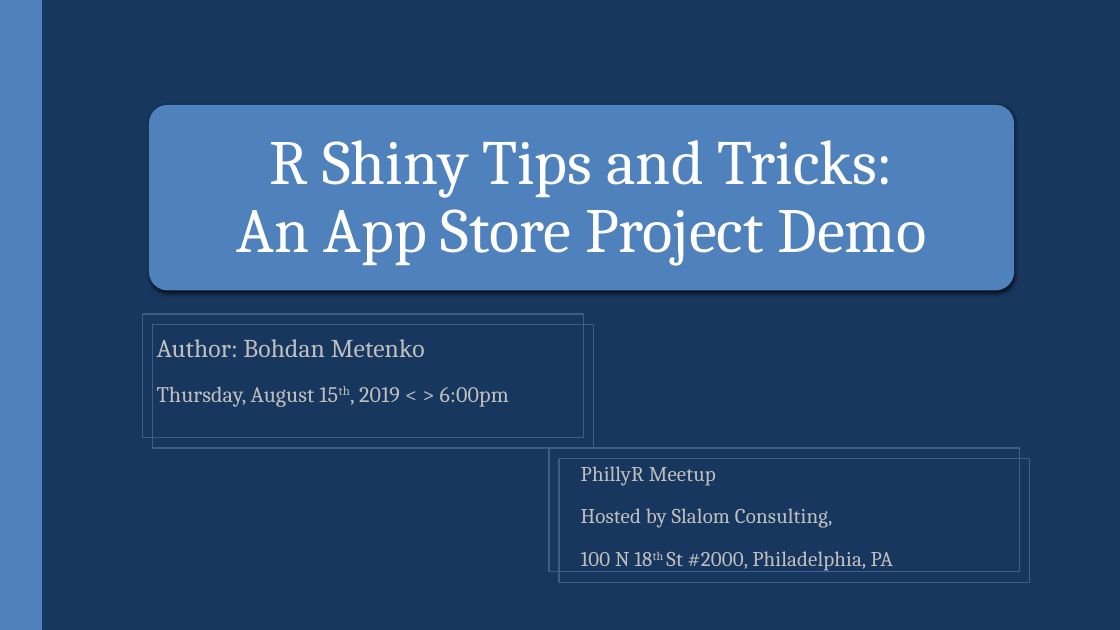
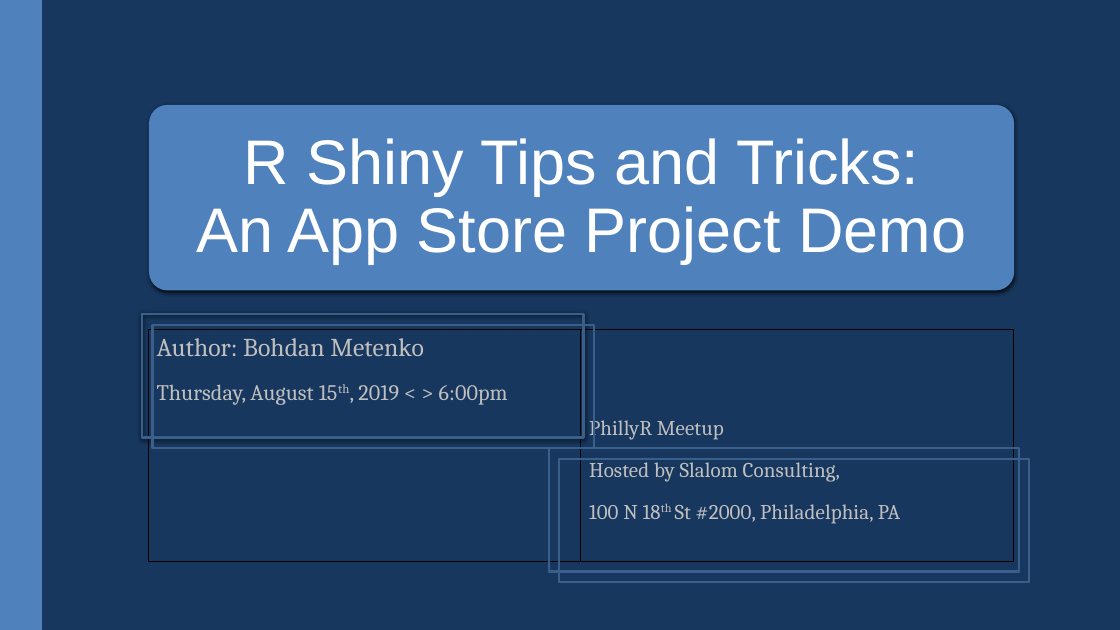
Before and after one commit to bmetenko/RShinyAppStore, a slide deck: slide 1 of Presentation/2019_08_15_RShinyPresentation.pptx. Drawn at 1120x630 pixels with LibreOffice and Linux fonts; fonts in the diff are those of the drawing. Boxes give left, top, right and bottom in pixels: in the first picture for what was removed or moved away, otherwise in the second. Text is boxed around its words. In the diff, an @@ line names an element or a change of style, - is before the commit and + after.

```diff
--- a/Presentation/2019_08_15_RShinyPresentation.pptx
+++ b/Presentation/2019_08_15_RShinyPresentation.pptx
@@ text "R Shiny Tips and Tricks: ..." at [196, 138, 966, 263]: font Cambria to Arial @@
@@ rectangle at [142, 314, 583, 438]: outline #3A5F8C 1.1 pt to #3A5F8C 2 pt; shadow on @@
@@ table added at [148, 330, 1013, 528], 1 rows, 2 columns @@
+Author: Bohdan Metenko / Thursday, August 15th, 2019 < > 6:00pm | PhillyR Meetup / Hosted by Slalom Consulting, / 100 N 18th St #2000, Philadelphia, PA
@@ subtitle removed at [157, 339, 893, 571] @@
-Author: Bohdan Metenko
-Thursday, August 15th, 2019 < > 6:00pm
-PhillyR Meetup
-Hosted by Slalom Consulting,
-100 N 18th St #2000, Philadelphia, PA
@@ outline #3A5F8C 1.1 pt to #3A5F8C 2 pt in 3 elements at [153, 325, 594, 449], [560, 459, 1030, 582], [549, 449, 1020, 572] @@
```
Also in this commit, not shown: 3 other slides changed, 4 slides added, 3 other files.
